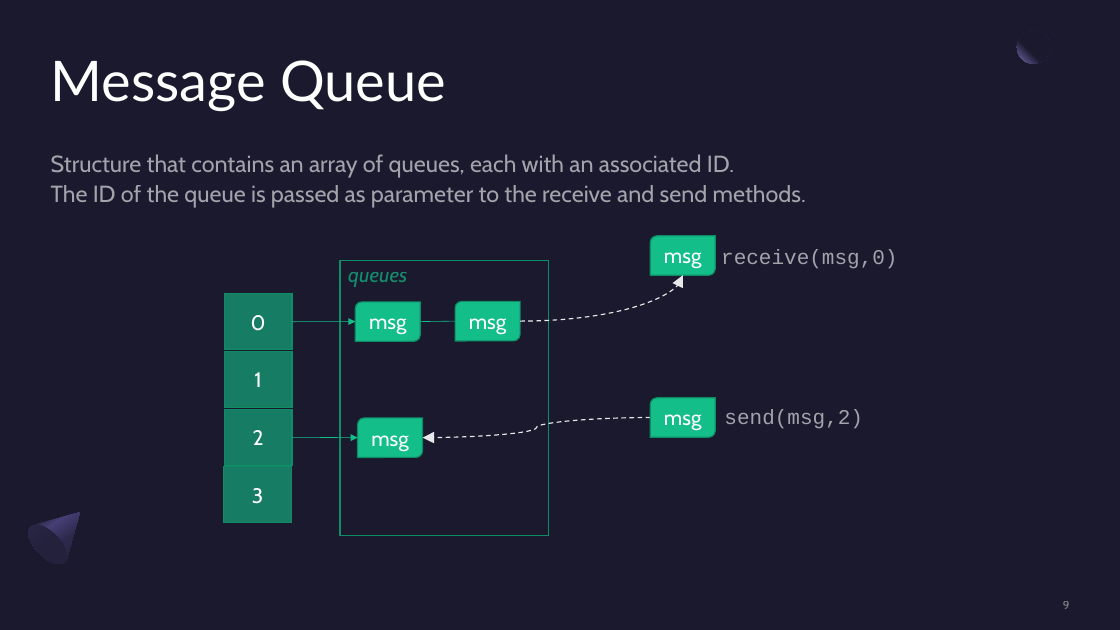
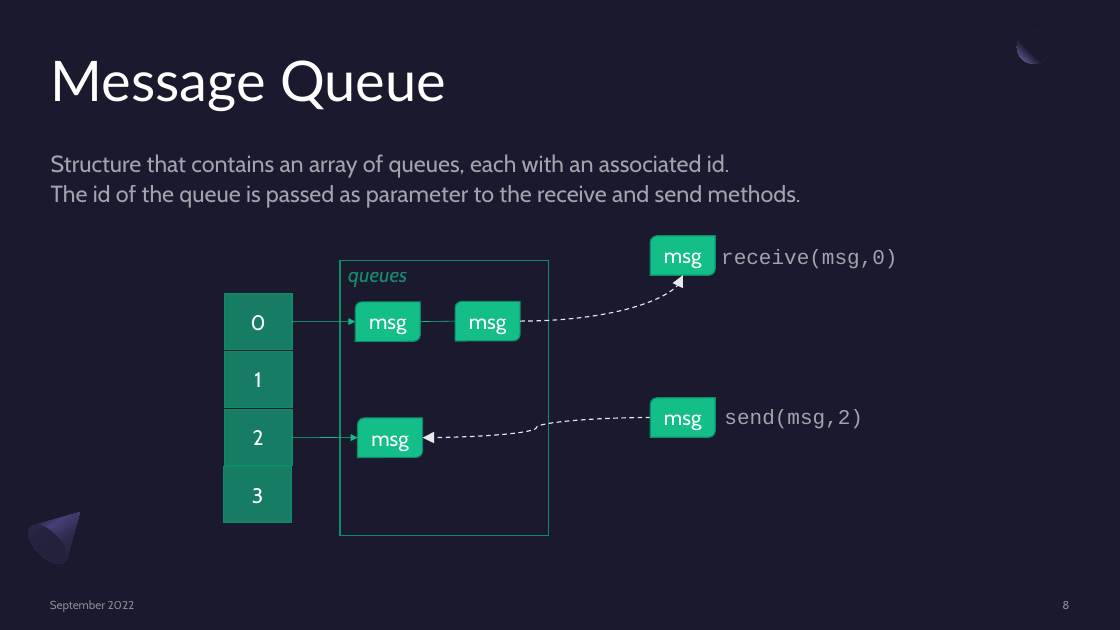
Before and after one commit to Salvo-kun/a-star, a slide deck: slide 8 of presentation/astar_slides.pptx (slide 9 before the commit). Drawn at 1120x630 pixels with LibreOffice and Linux fonts; fonts in the diff are those of the drawing. Boxes give left, top, right and bottom in pixels: in the first picture for what was removed or moved away, otherwise in the second. Text is boxed around its words. In the diff, an @@ line names an element or a change of style, - is before the commit and + after.

```diff
--- a/presentation/astar_slides.pptx
+++ b/presentation/astar_slides.pptx
@@ text at (x1=51, y1=154, x2=801, y2=208): text changed @@
-Structure that contains an array of queues, each with an associated ID.
-The ID of the queue is passed as parameter to the receive and send methods.
+Structure that contains an array of queues, each with an associated id.
+The id of the queue is passed as parameter to the receive and send methods.
@@ text added at (x1=50, y1=600, x2=135, y2=612), 10 pt, text #A6A6A6 at 80% opacity @@
+September 2022
@@ page number at (x1=1062, y1=601, x2=1069, y2=609): text changed @@
-9
+8
```
Also in this commit, not shown: 24 other slides changed, 6 slides added, 5 slides removed, 3 other files.
